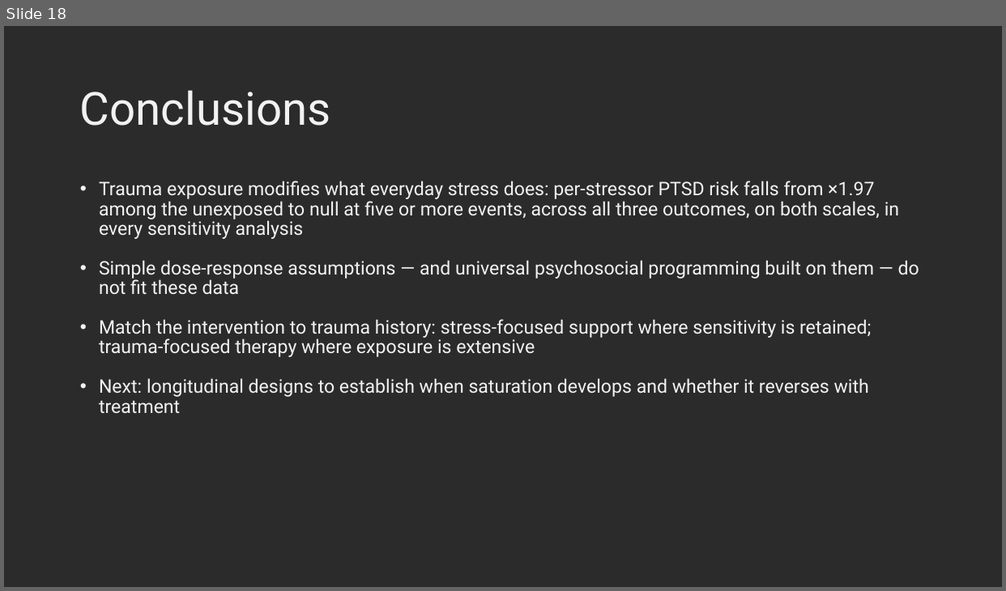
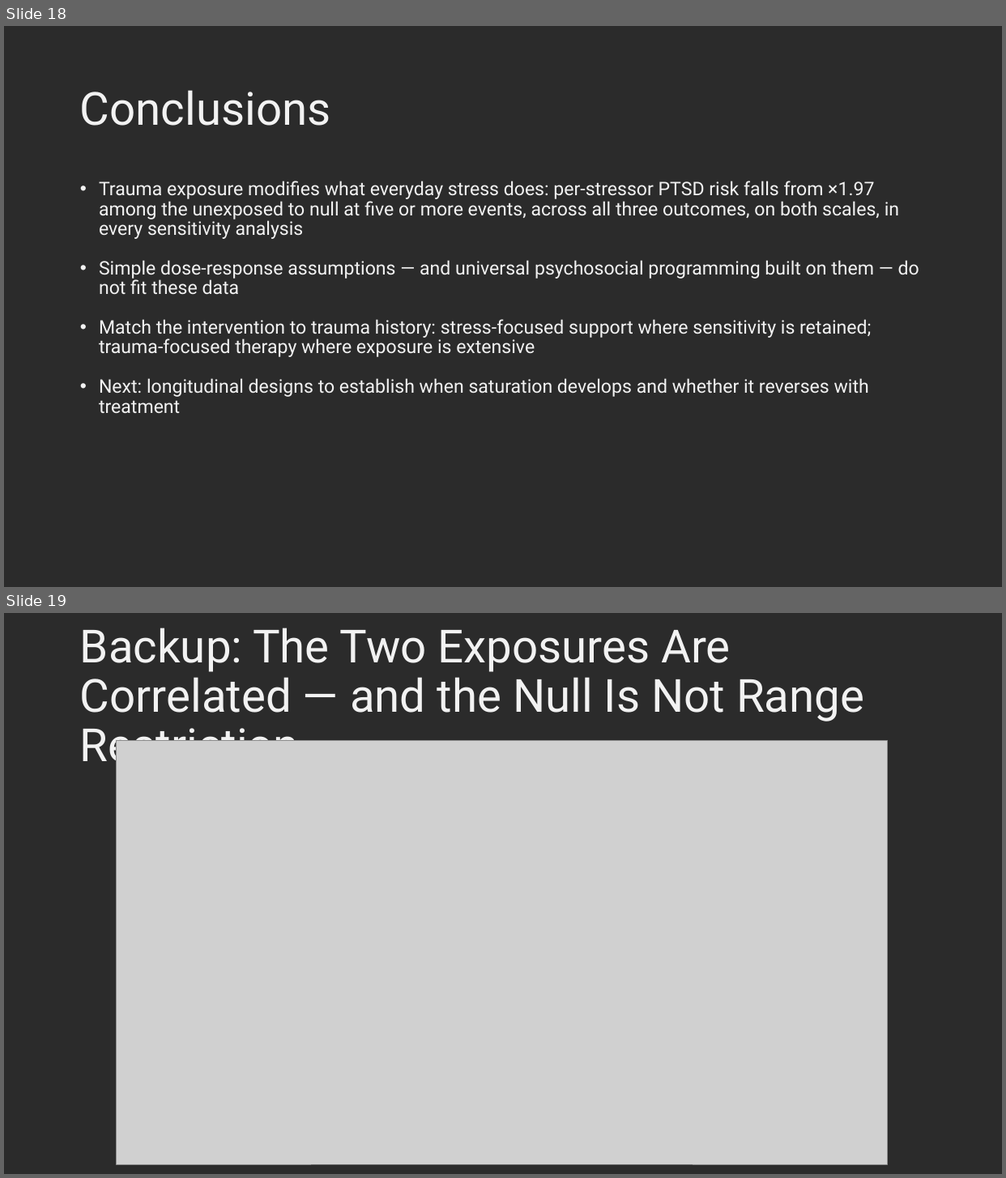
Before and after one commit to MrMoh19/speechify-personal, a slide deck: projects/marvin-stress-trauma/istss_mohammed_full.pptx. Shown one above the other, each under a label of ours: slide 18 before the commit, slides 18 and 19 after it. The pictures are 1006x591 and 1006x1178 pixels, drawn with LibreOffice and Linux fonts; fonts in the diff are those of the drawing; grey boxes stand for pictures; background and template pictures are left out; a plain dark background stands for a picture behind light text. Boxes give left, top, right and bottom in pixels: in the first picture for what was removed or moved away, otherwise in the second. Text is boxed around its words. In the diff, an @@ line names an element or a change of style, - is before the commit and + after.

```diff
--- a/projects/marvin-stress-trauma/istss_mohammed_full.pptx
+++ b/projects/marvin-stress-trauma/istss_mohammed_full.pptx
@@ slide 19 added at box(4, 613, 1002, 1174), background picture (left out) @@
@@ title added at box(80, 628, 864, 772), 44 pt, text #F2F2F2 @@
+Backup: The Two Exposures Are Correlated — and the Null Is Not Range Restriction
@@ picture added at box(117, 740, 888, 1165) @@
```
Also in this commit, not shown: 1 other file.
